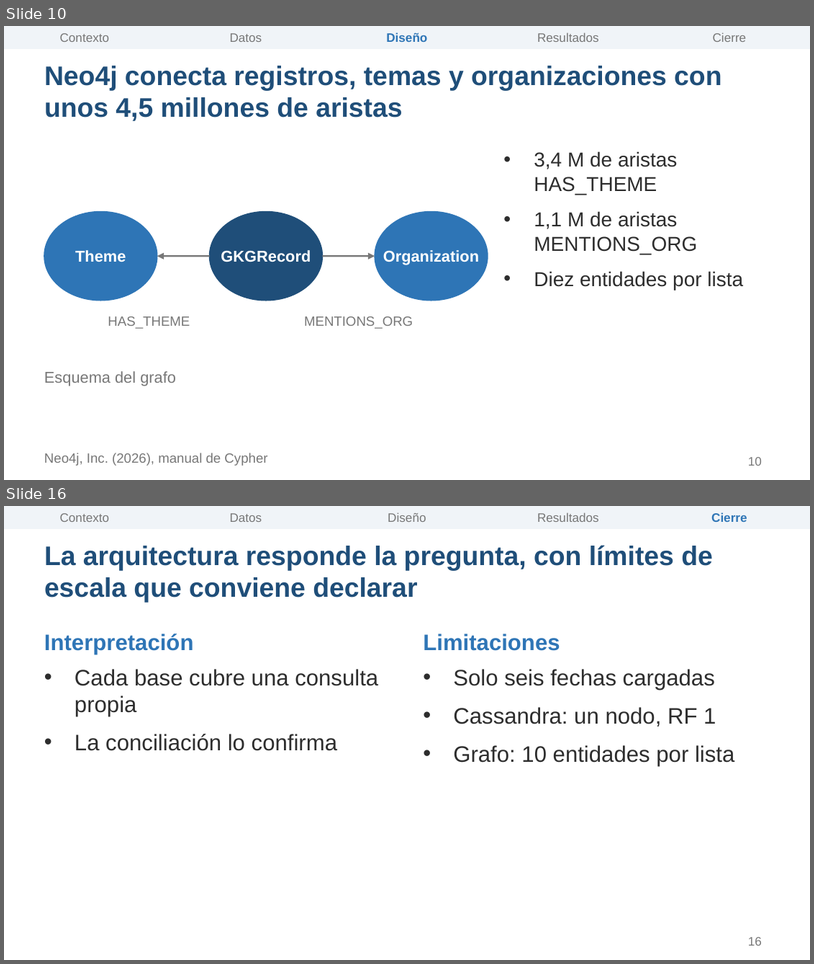
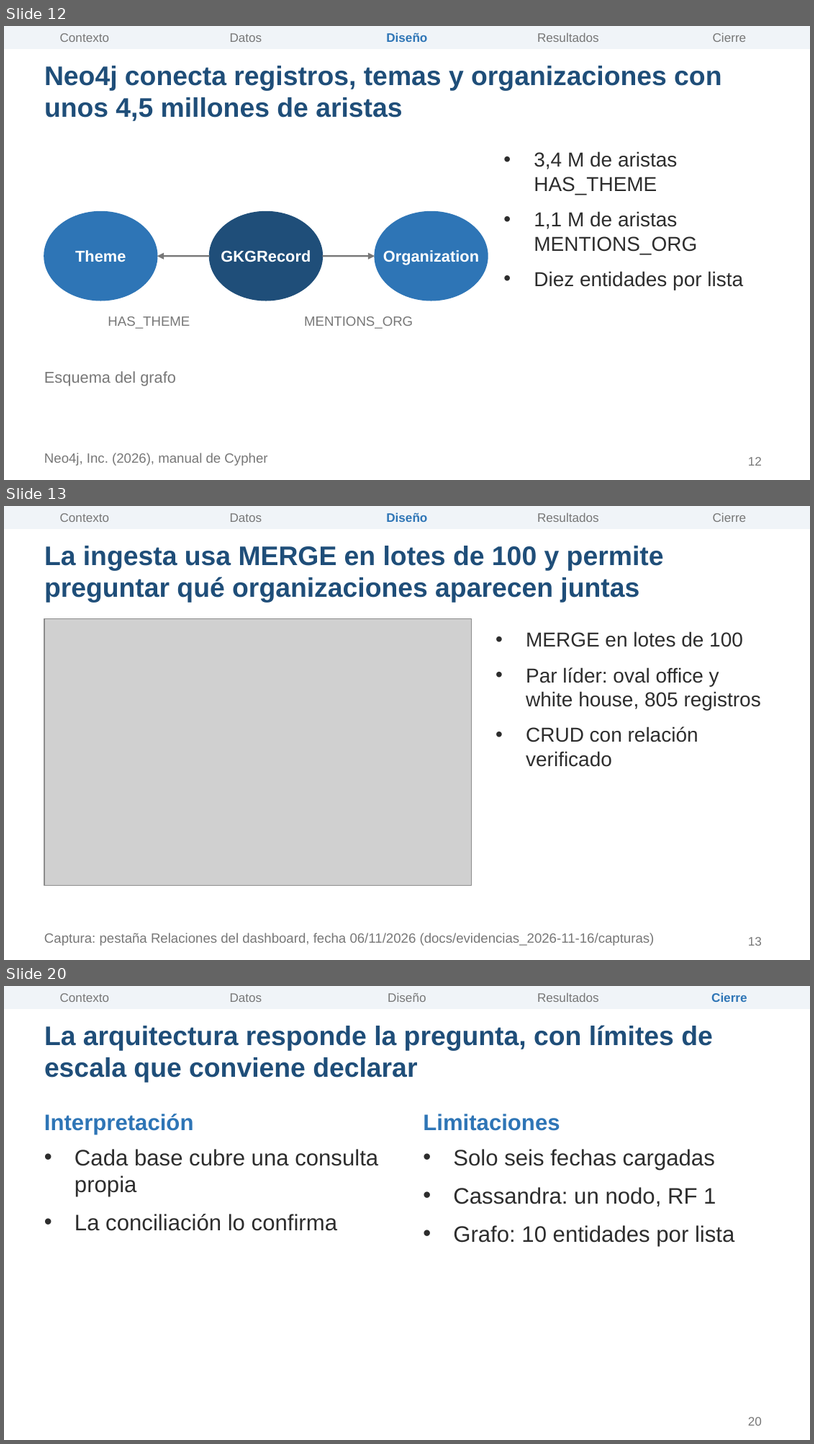
Before and after one commit to KarolayTamayoH/global-news-intelligence, a slide deck: docs/presentacion/global_news_intelligence.pptx. Shown one above the other, each under a label of ours: slides 10 and 16 before the commit, slides 12, 13 and 20 after it; the slides between them are not shown. The pictures are 814x964 and 814x1444 pixels, drawn with LibreOffice and Linux fonts; fonts in the diff are those of the drawing; grey boxes stand for pictures. Boxes give left, top, right and bottom in pixels: in the first picture for what was removed or moved away, otherwise in the second. Text is boxed around its words. In the diff, an @@ line names an element or a change of style, - is before the commit and + after.

```diff
--- a/docs/presentacion/global_news_intelligence.pptx
+++ b/docs/presentacion/global_news_intelligence.pptx
@@ slide 13 added at (4, 506, 810, 960), background #FFFFFF @@
@@ rectangle added at (4, 506, 810, 528), fill #F0F4F8, outline #F0F4F8 1 pt @@
@@ text added at (60, 513, 110, 522), 11 pt, text #777777 @@
+Contexto
@@ text added at (230, 513, 262, 522), 11 pt, text #777777 @@
+Datos
@@ text added at (386, 512, 427, 522), 11 pt, text #2E75B6, bold @@
+Diseño
@@ text added at (538, 512, 599, 522), 11 pt, text #777777 @@
+Resultados
@@ text added at (713, 512, 747, 522), 11 pt, text #777777 @@
+Cierre
@@ title added at (44, 546, 664, 602), 24 pt, text #1F4E79, bold @@
+La ingesta usa MERGE en lotes de 100 y permite preguntar qué organizaciones aparecen juntas
@@ picture added at (44, 619, 472, 885) @@
@@ text added at (526, 631, 761, 767), 18 pt, text #2D2D2D @@
+• MERGE en lotes de 100
+• Par líder: oval office y white house, 805 registros
+• CRUD con relación verificado
@@ text added at (44, 932, 655, 945), 12 pt, text #777777 @@
+Captura: pestaña Relaciones del dashboard, fecha 06/11/2026 (docs/evidencias_2026-11-16/capturas)
@@ page number added at (748, 937, 762, 945), 11 pt, text #777777 @@
+13
@@ what was slide 10 is now slide 12 @@
@@ page number at (748, 457, 762, 465): text changed @@
-10
+12
@@ what was slide 16 is now slide 20 @@
@@ page number at (748, 1417, 762, 1425): text changed @@
-16
+20
```
Also in this commit, not shown: 10 slides changed, 5 other slides added, 1 slide removed, 3 other files.
